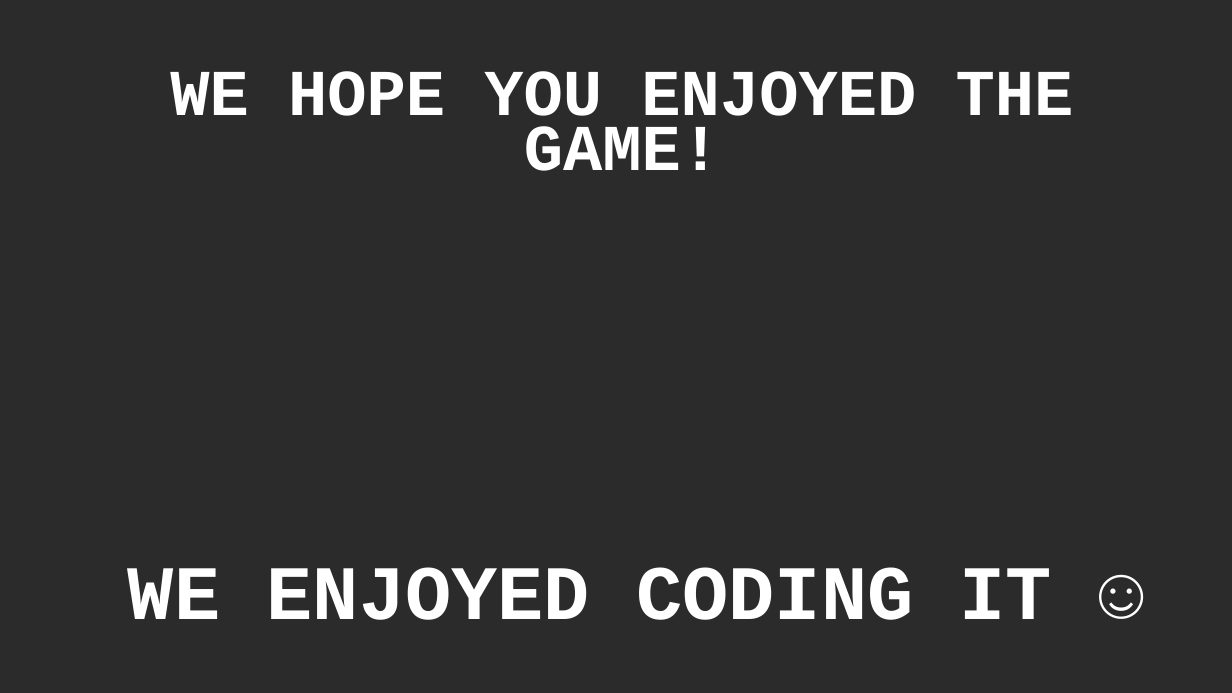
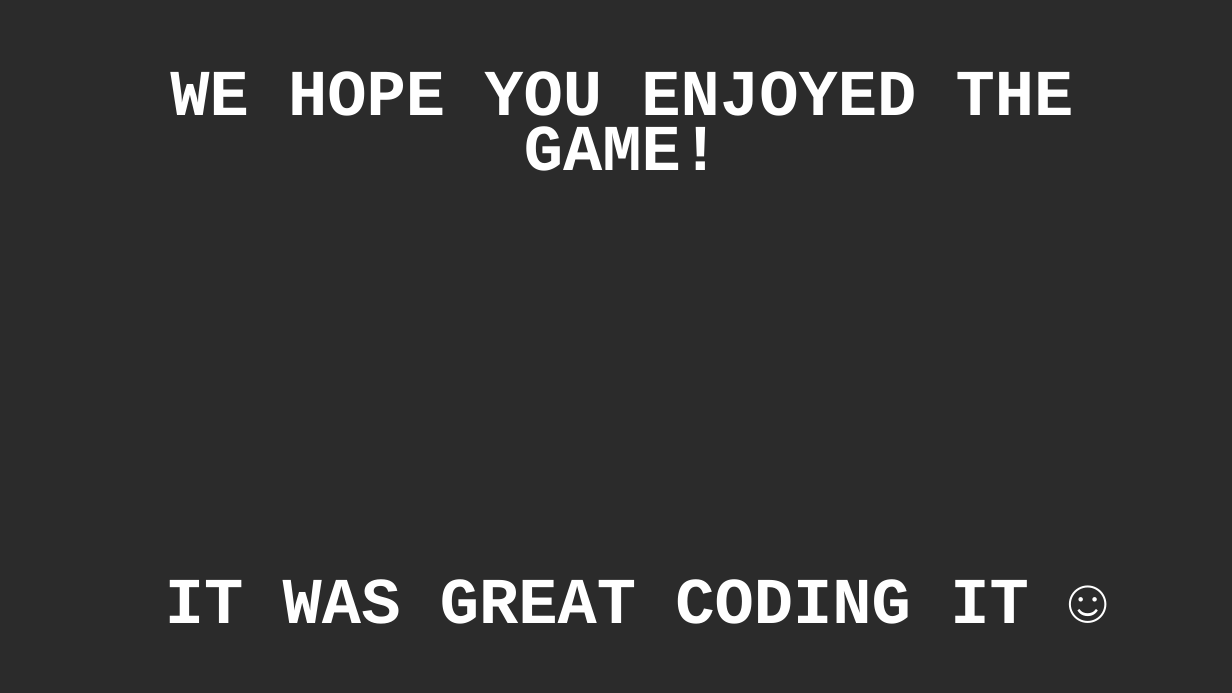
Before and after one commit to RubyDoma/point-and-click, a slide deck: slide 1 of PPT/Presentation.pptx. Drawn at 1232x693 pixels with LibreOffice and Linux fonts; fonts in the diff are those of the drawing; background and template pictures are left out; a plain dark background stands for a picture behind light text. Boxes give left, top, right and bottom in pixels: in the first picture for what was removed or moved away, otherwise in the second. Text is boxed around its words. In the diff, an @@ line names an element or a change of style, - is before the commit and + after.

```diff
--- a/PPT/Presentation.pptx
+++ b/PPT/Presentation.pptx
@@ text at bbox=[165, 579, 1029, 624]: text changed; size 60 to 51 pt @@
-WE ENJOYED CODING IT ☺
+IT WAS GREAT CODING IT ☺
```
Also in this commit, not shown: 3 other slides changed, 1 other file.
